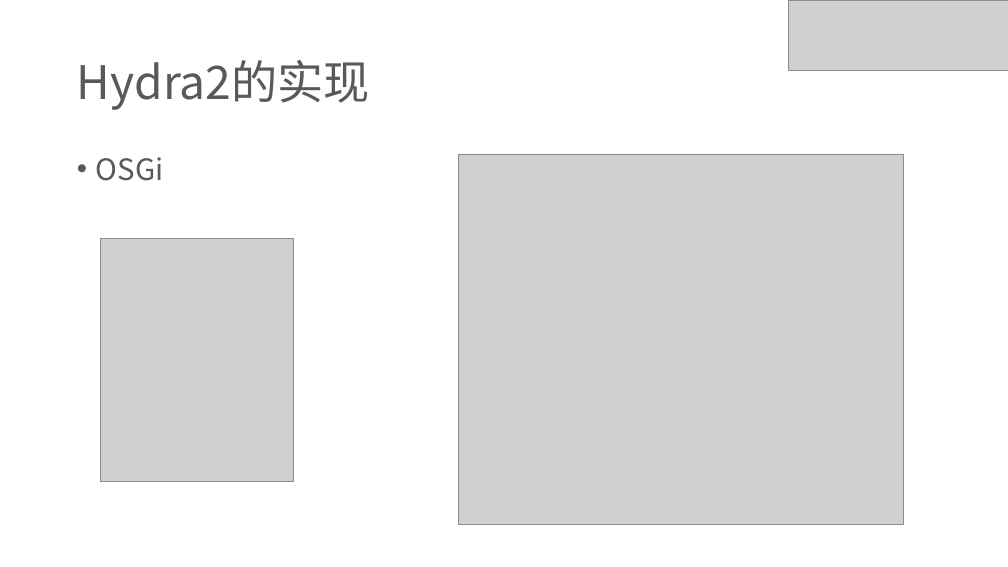
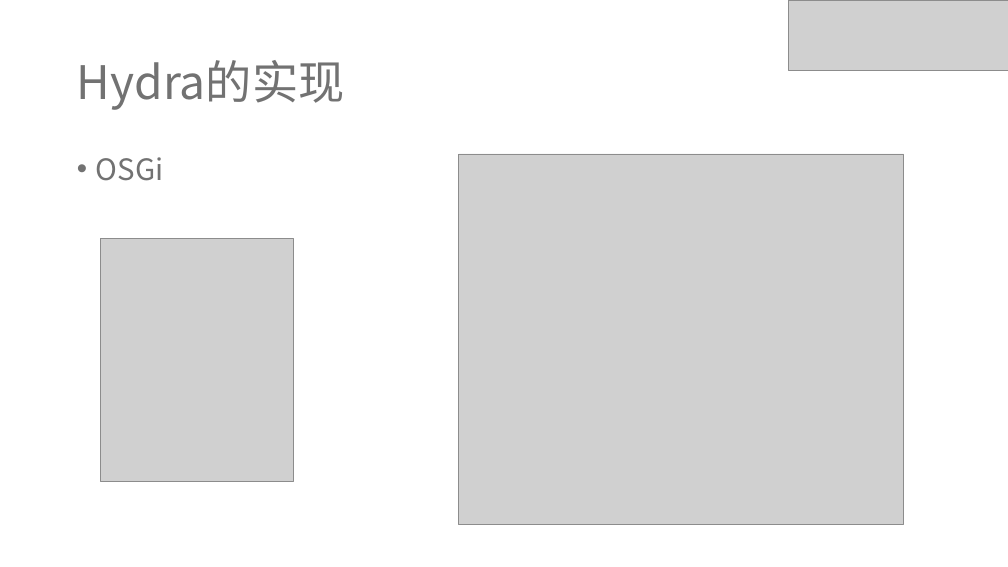
Before and after one commit to ivaneye/ivaneye.github.com, a slide deck: slide 8 of source/ppt/work/焦点服务化框架Hydra的演变-王一帆.pptx (slide 6 before the commit). Drawn at 1008x567 pixels with LibreOffice and Linux fonts; fonts in the diff are those of the drawing; grey boxes stand for pictures. Boxes give left, top, right and bottom in pixels: in the first picture for what was removed or moved away, otherwise in the second. Text is boxed around its words. In the diff, an @@ line names an element or a change of style, - is before the commit and + after.

```diff
--- a/source/ppt/work/焦点服务化框架Hydra的演变-王一帆.pptx
+++ b/source/ppt/work/焦点服务化框架Hydra的演变-王一帆.pptx
@@ title at bbox=[77, 60, 345, 110]: text changed; text colour #595959 to #727272 @@
-Hydra2的实现
+Hydra的实现
@@ text "OSGi" at bbox=[96, 157, 164, 181]: text colour #595959 to #727272 @@
```
Also in this commit, not shown: 11 other slides changed, 4 slides added, 2 slides removed, 1 other file.
